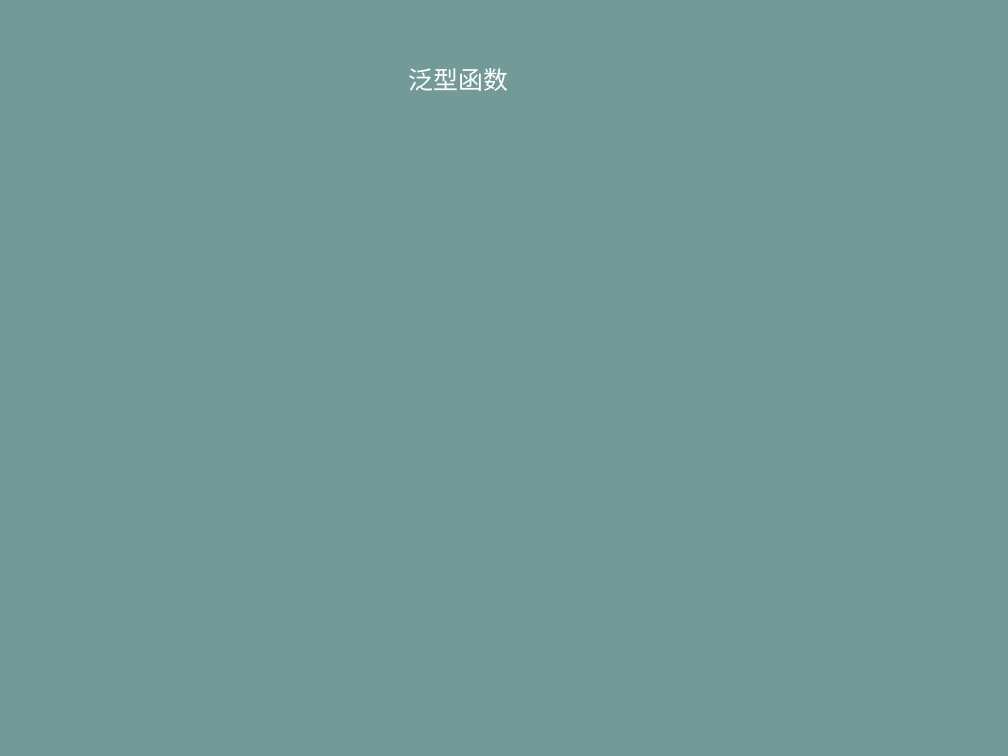
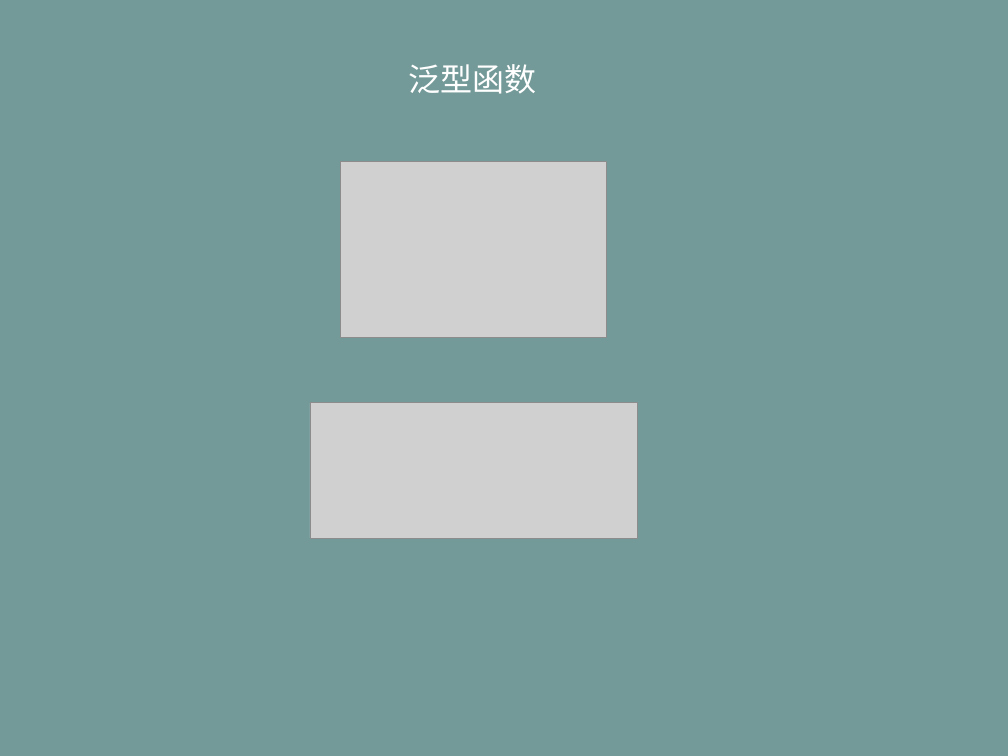
Before and after one commit to life0727/blog, a slide deck: slide 17 of ppt/typescript（二）.pptx. Drawn at 1008x756 pixels with LibreOffice and Linux fonts; fonts in the diff are those of the drawing; grey boxes stand for pictures. Boxes give left, top, right and bottom in pixels: in the first picture for what was removed or moved away, otherwise in the second. Text is boxed around its words. In the diff, an @@ line names an element or a change of style, - is before the commit and + after.

```diff
--- a/ppt/typescript（二）.pptx
+++ b/ppt/typescript（二）.pptx
@@ text "泛型函数" at [409,64,537,94]: size 28 to 36 pt @@
@@ picture added at [340,161,606,337] @@
@@ picture added at [310,403,637,538] @@
```
Also in this commit, not shown: 1 other slide changed, 1 slide added, 1 slide removed.
